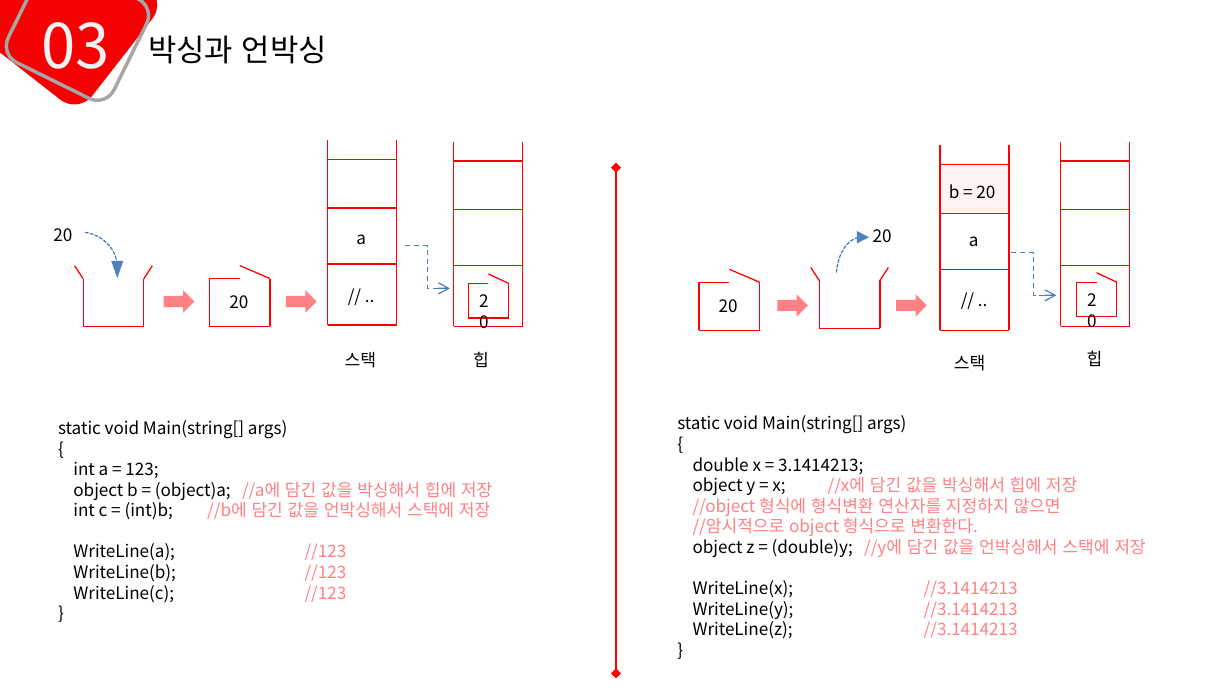
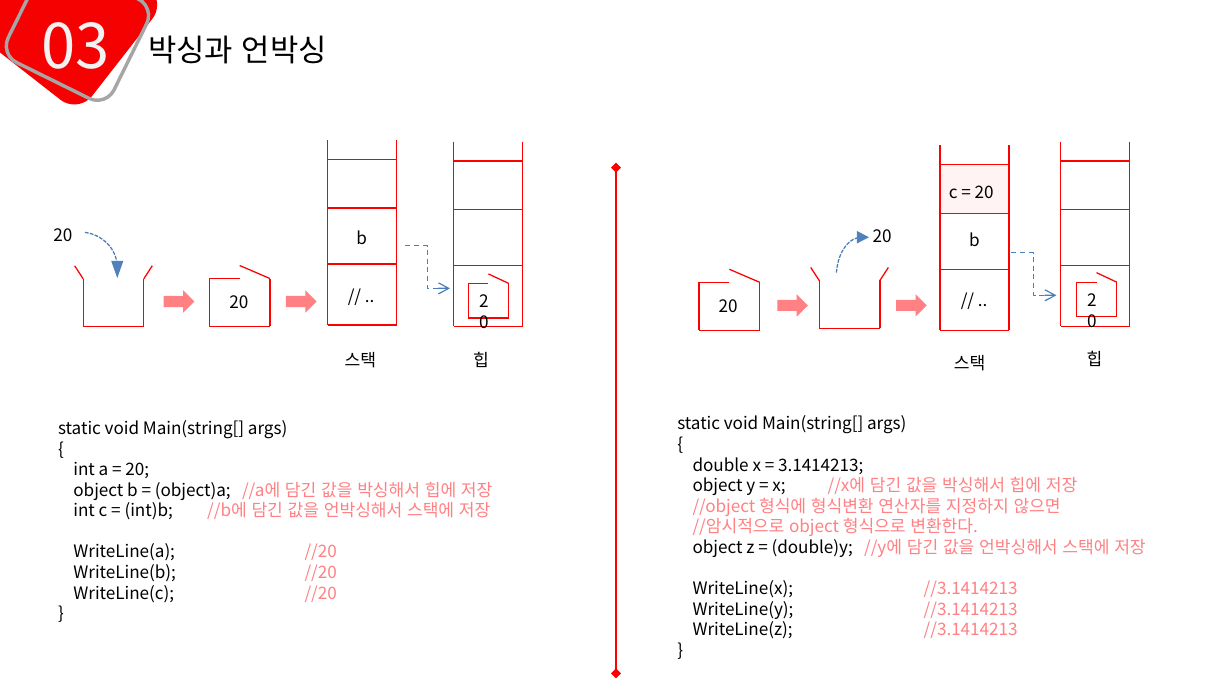
Before and after one commit to mins1119/C-, a slide deck: slide 11 of 1주차.pptx. Drawn at 1232x693 pixels with LibreOffice and Linux fonts; fonts in the diff are those of the drawing. Boxes give left, top, right and bottom in pixels: in the first picture for what was removed or moved away, otherwise in the second. Text is boxed around its words. In the diff, an @@ line names an element or a change of style, - is before the commit and + after.

```diff
--- a/1주차.pptx
+++ b/1주차.pptx
@@ text at [949, 185, 994, 198]: text changed @@
-b = 20
+c = 20
@@ text at [356, 230, 367, 244]: text changed @@
-a
+b
@@ text at [969, 232, 980, 246]: text changed @@
-a
+b
@@ text at [73, 461, 149, 478]: text changed @@
-int a = 123;
+int a = 20;
@@ text at [73, 543, 337, 603]: text changed @@
-WriteLine(a); //123
-WriteLine(b); //123
-WriteLine(c); //123
+WriteLine(a); //20
+WriteLine(b); //20
+WriteLine(c); //20
```
Also in this commit, not shown: 7 other slides changed, 2 slides added.
